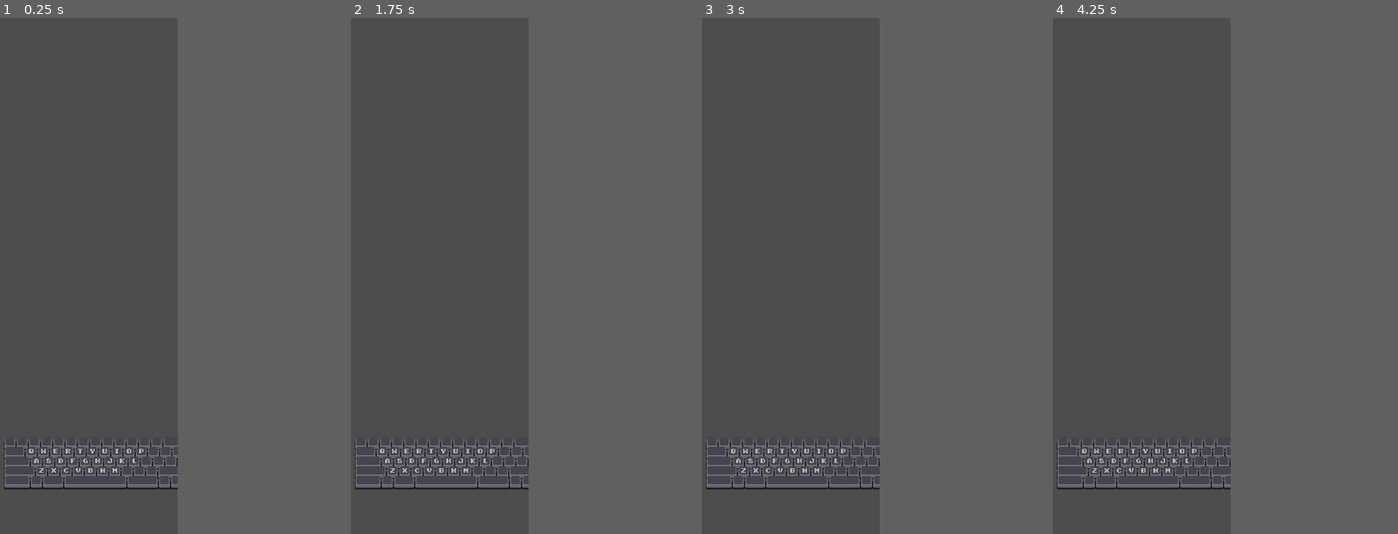
Above: before the commit, frames 1-4 (left to right).
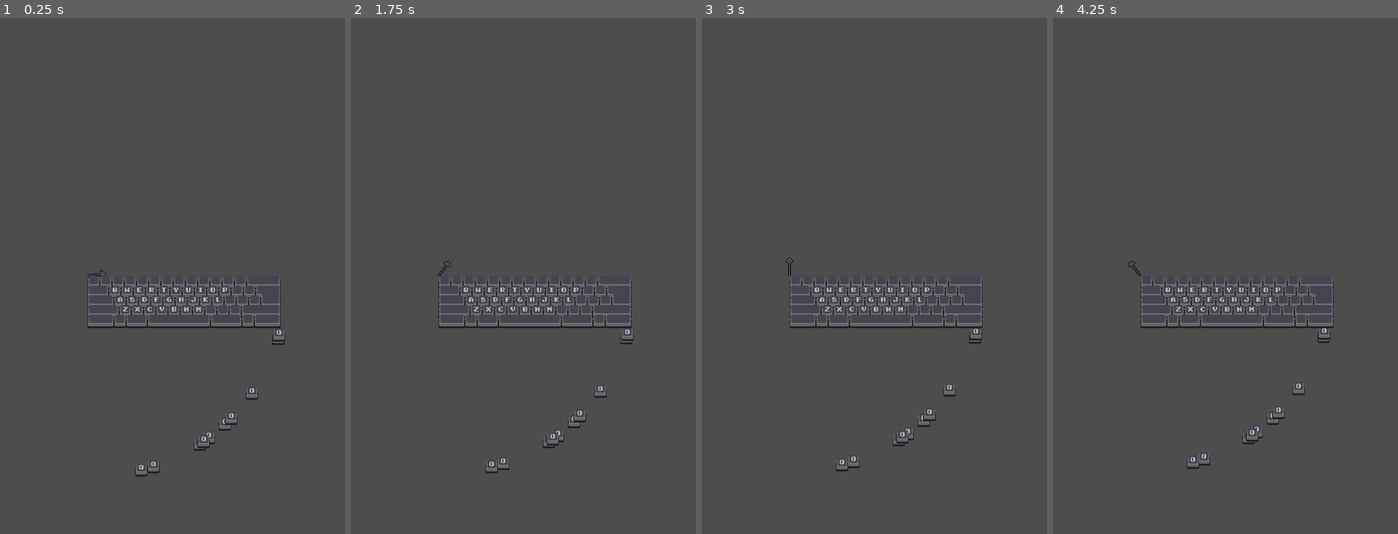
Above: after the commit, the same moments.

Repository: youchanje30/Help-Me-KeyBoard-Warrior
Game: Godot game, scene res://Scenes/test_main.tscn
The game is run twice, just before and just after one commit, with the same random seed, the same clock (stepped at 60 frames per second) and the same inputs.
Inputs:
- Up to frame 1 (0.25 s): no input
- Up to frame 2 (1.75 s): tap Enter (ui_accept) at 0.5, 0.6, 0.77, 1.07, 1.35, 1.52 s
- Up to frame 3 (3 s): tap Enter (ui_accept) at 1.82, 2.1, 2.85 s
- Up to frame 4 (4.25 s): tap Enter (ui_accept) at 3.02, 3.32, 3.6, 3.77, 4.07 s
In our replay, the window is 540x800 before the commit and 800x800 after it. These sizes can differ from the game's own. Grey fills any space a smaller window leaves; there, only what the larger window draws over its background counts as a difference.

The runs differ from the first frame. In frame 1, 2.3% of the frame differs, in the area x 1-83%, y 48-92%; in frame 2, 2.3%; in frame 3, 2.3%, in the area x 1-82%, y 46-92%; in frame 4, 2.3%.

Commit message:
Add Arrow Shoot
Shoot angle based by arrow angle
Arrow always turnning 360 degrees

Diff:
--- /dev/null
+++ b/Scenes/Arrow.tscn
@@ -0,0 +1,11 @@
+[gd_scene load_steps=3 format=3 uid="uid://wkjmdlae3eed"]
+
+[ext_resource type="Script" path="res://Scripts/ArrowInput.gd" id="1_7c1mv"]
+[ext_resource type="Texture2D" uid="uid://dcvhtmkdburiq" path="res://Sprites/Arrow/Arrow.png" id="1_ji4lu"]
+
+[node name="Arrow" type="Node2D"]
+script = ExtResource("1_7c1mv")
+
+[node name="Sprite2D" type="Sprite2D" parent="."]
+position = Vector2(16, 0)
+texture = ExtResource("1_ji4lu")
--- a/Scenes/Bullets/BaseBullet.tscn
+++ b/Scenes/Bullets/BaseBullet.tscn
@@ -1,7 +1,10 @@
-[gd_scene load_steps=3 format=3 uid="uid://blgvy0vqcx21l"]
+[gd_scene load_steps=4 format=3 uid="uid://blgvy0vqcx21l"]
 
 [ext_resource type="Script" path="res://Scripts/Bullets/BaseBullet.gd" id="1_ni34v"]
 [ext_resource type="Texture2D" uid="uid://by0qhooggm6he" path="res://Sprites/Bullets/bullet.png" id="1_t8tlh"]
+
+[sub_resource type="RectangleShape2D" id="RectangleShape2D_u8ibm"]
+size = Vector2(10, 5)
 
 [node name="BaseBullet" type="Node2D" node_paths=PackedStringArray("sprite")]
 script = ExtResource("1_ni34v")
@@ -9,3 +12,9 @@
 
 [node name="Sprite2D" type="Sprite2D" parent="."]
 texture = ExtResource("1_t8tlh")
+
+[node name="Area2D" type="Area2D" parent="."]
+
+[node name="CollisionShape2D" type="CollisionShape2D" parent="Area2D"]
+position = Vector2(-3, -2)
+shape = SubResource("RectangleShape2D_u8ibm")
--- a/Scenes/test_main.tscn
+++ b/Scenes/test_main.tscn
@@ -7,4 +7,3 @@
 [node name="Keyboard" parent="." instance=ExtResource("1_7ms1x")]
 
 [node name="Camera2D" type="Camera2D" parent="."]
-position = Vector2(0, -250)
--- /dev/null
+++ b/Scripts/ArrowInput.gd
@@ -0,0 +1,11 @@
+extends Node2D
+
+var angle : float = 0
+var speed = 30
+func _ready() -> void:
+	rotate(0)
+
+func _process(delta: float) -> void:
+	angle += speed * delta
+	if angle > 360: angle = 0
+	set_rotation(deg_to_rad(-angle))
--- a/Scripts/Bullets/BaseBullet.gd
+++ b/Scripts/Bullets/BaseBullet.gd
@@ -9,7 +9,7 @@
 	super.shoot(angle, force)
 	_angle = angle
 	_force = force
-	sprite.rotate(deg_to_rad(-_angle))
+	set_rotation(deg_to_rad(-_angle))
 
 func move(delta):
 	#_force = clampf(_force-delta, 1, 5)
--- a/Scripts/Keyboard/KeyboardController.gd
+++ b/Scripts/Keyboard/KeyboardController.gd
@@ -4,8 +4,14 @@
 var cur_key_list : Array[int] = []
 var nonekey = preload("res://Scenes/Keys/nonekey.tscn")
 
+var arrow_input = preload("res://Scenes/Arrow.tscn")
+var arrow
+
 func _ready() -> void:
 	key_list.resize(27)
+	arrow = arrow_input.instantiate()
+	add_child(arrow)
+	arrow.global_position = Vector2.ZERO
 
 
 
@@ -33,7 +39,7 @@
 func reset_key():
 	for index in cur_key_list:
 		key_list[index].up_key()
-		key_list[index].shoot_key(-90, 100)
+		key_list[index].shoot_key(arrow.angle, 100)
 	cur_key_list.resize(0)
 #endregion
 
--- a/project.godot
+++ b/project.godot
@@ -23,7 +23,7 @@
 
 [display]
 
-window/size/viewport_width=540
+window/size/viewport_width=800
 window/size/viewport_height=800
 
 [rendering]
Binary file added: Sprites/Arrow/Arrow.png
Not shown, added: Sprites/Arrow/Arrow.png.import
